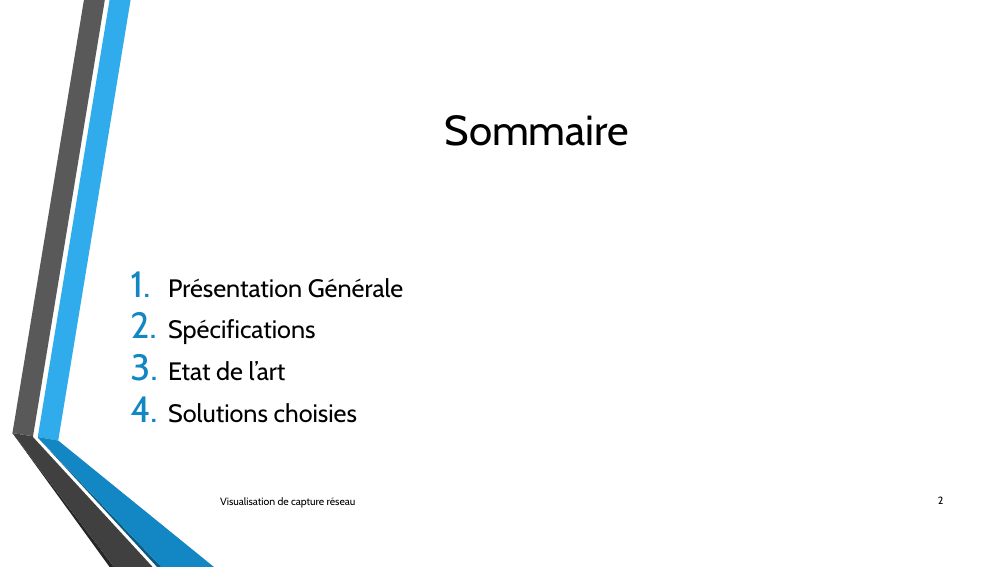
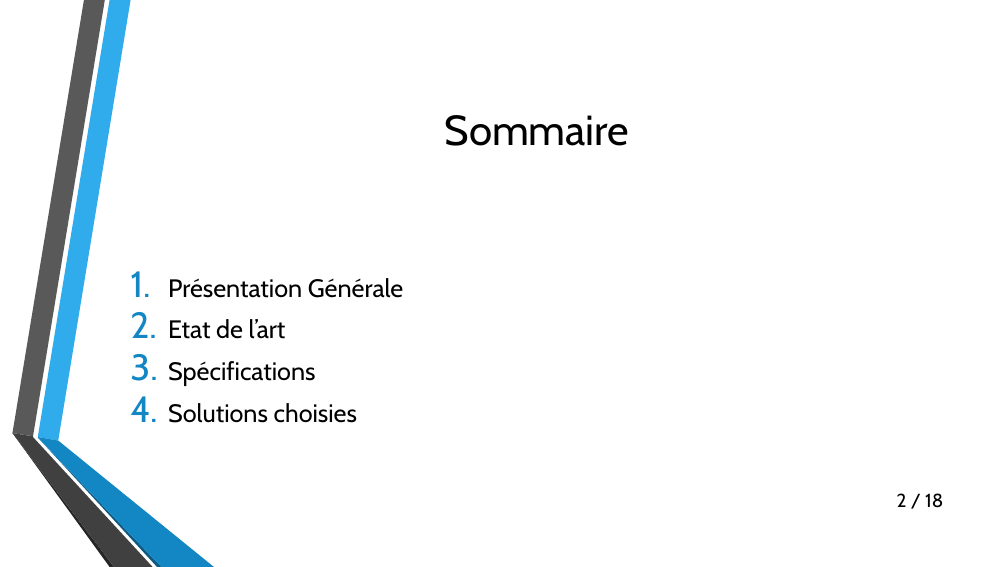
Before and after one commit to lechinoix/Pcap-visualization-project, a slide deck: slide 2 of Présentation de mi-projet/Outils de visualisation de capture réseau.pptx. Drawn at 1008x567 pixels with LibreOffice and Linux fonts; fonts in the diff are those of the drawing; background and template pictures are left out. Boxes give left, top, right and bottom in pixels: in the first picture for what was removed or moved away, otherwise in the second. Text is boxed around its words. In the diff, an @@ line names an element or a change of style, - is before the commit and + after.

```diff
--- a/Présentation de mi-projet/Outils de visualisation de capture réseau.pptx
+++ b/Présentation de mi-projet/Outils de visualisation de capture réseau.pptx
@@ text at bbox=[168, 319, 286, 339]: paragraph added @@
+2. Etat de l’art
@@ text at bbox=[168, 361, 286, 381]: paragraph removed @@
-3. Etat de l’art
@@ text removed at bbox=[220, 497, 356, 508] @@
-Visualisation de capture réseau
@@ text at bbox=[897, 493, 943, 508]: text changed; size 10 to 18 pt @@
-2
+2 / 18
```
Also in this commit, not shown: 15 other slides changed, 2 slides added, 1 slide removed.
